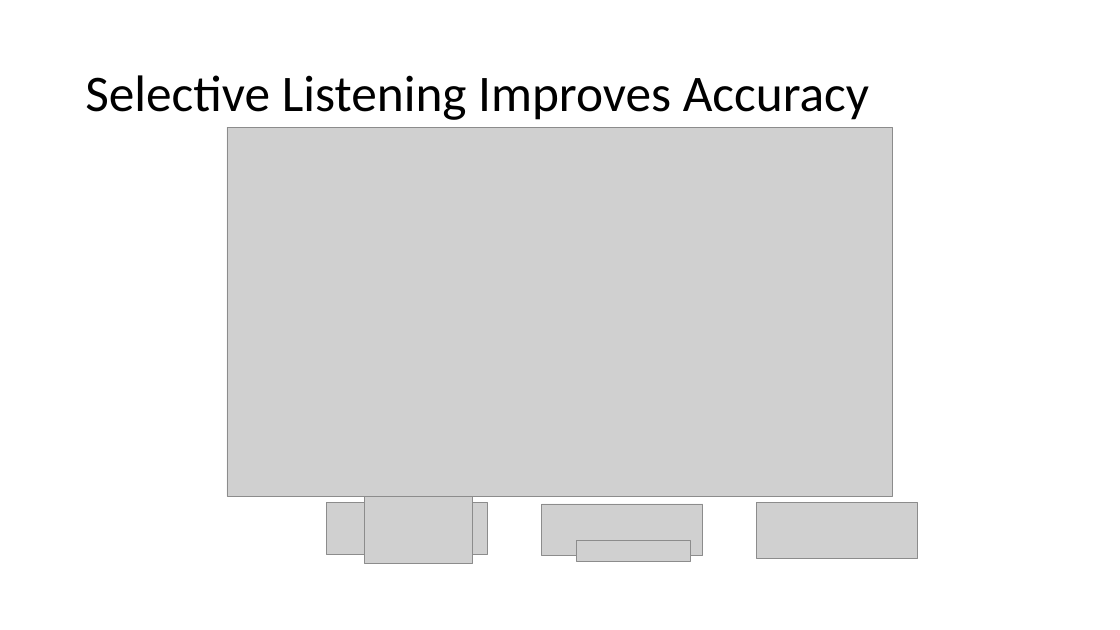
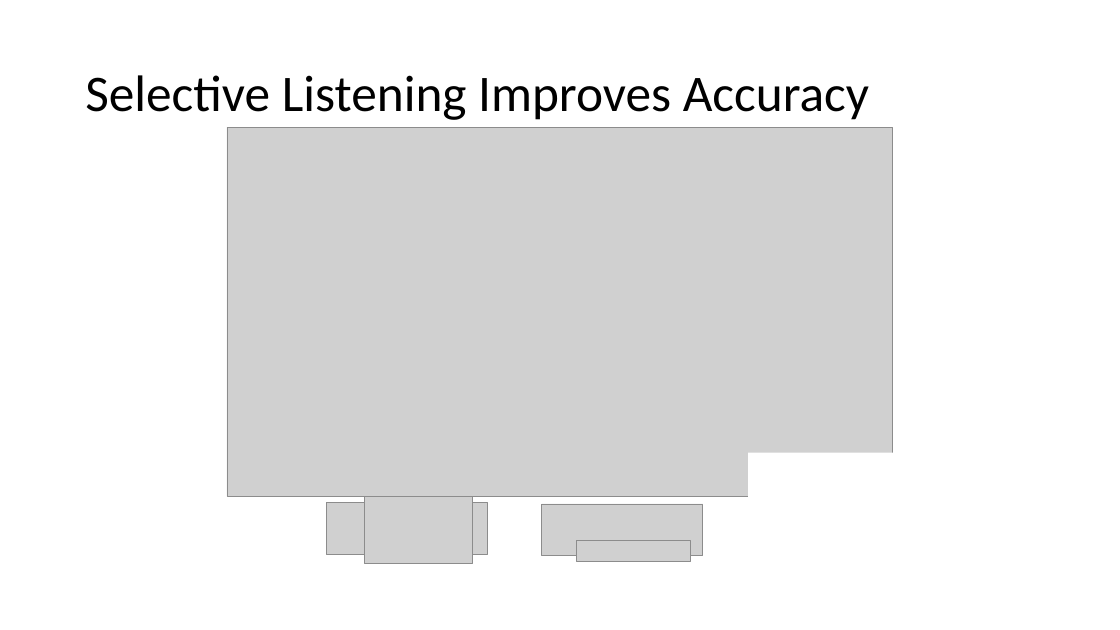
Before and after one commit to haberdashPI/german_track, a slide deck: slide 39 of presentations/ARO_2021/adapting_auditory_attention.pptx. Drawn at 1120x630 pixels with LibreOffice and Linux fonts; fonts in the diff are those of the drawing; grey boxes stand for pictures. Boxes give left, top, right and bottom in pixels: in the first picture for what was removed or moved away, otherwise in the second. Text is boxed around its words. In the diff, an @@ line names an element or a change of style, - is before the commit and + after.

```diff
--- a/presentations/ARO_2021/adapting_auditory_attention.pptx
+++ b/presentations/ARO_2021/adapting_auditory_attention.pptx
@@ rectangle added at bbox=[749, 453, 991, 615], fill #FFFFFF @@
@@ picture removed at bbox=[757, 502, 918, 559] @@
```
Also in this commit, not shown: 5 other slides changed, 11 slides added.
